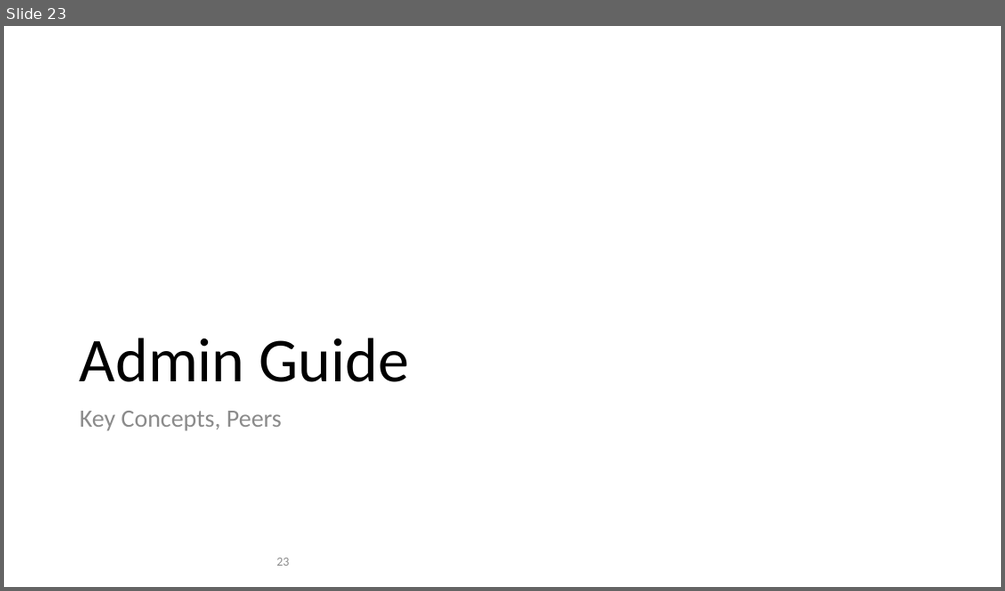
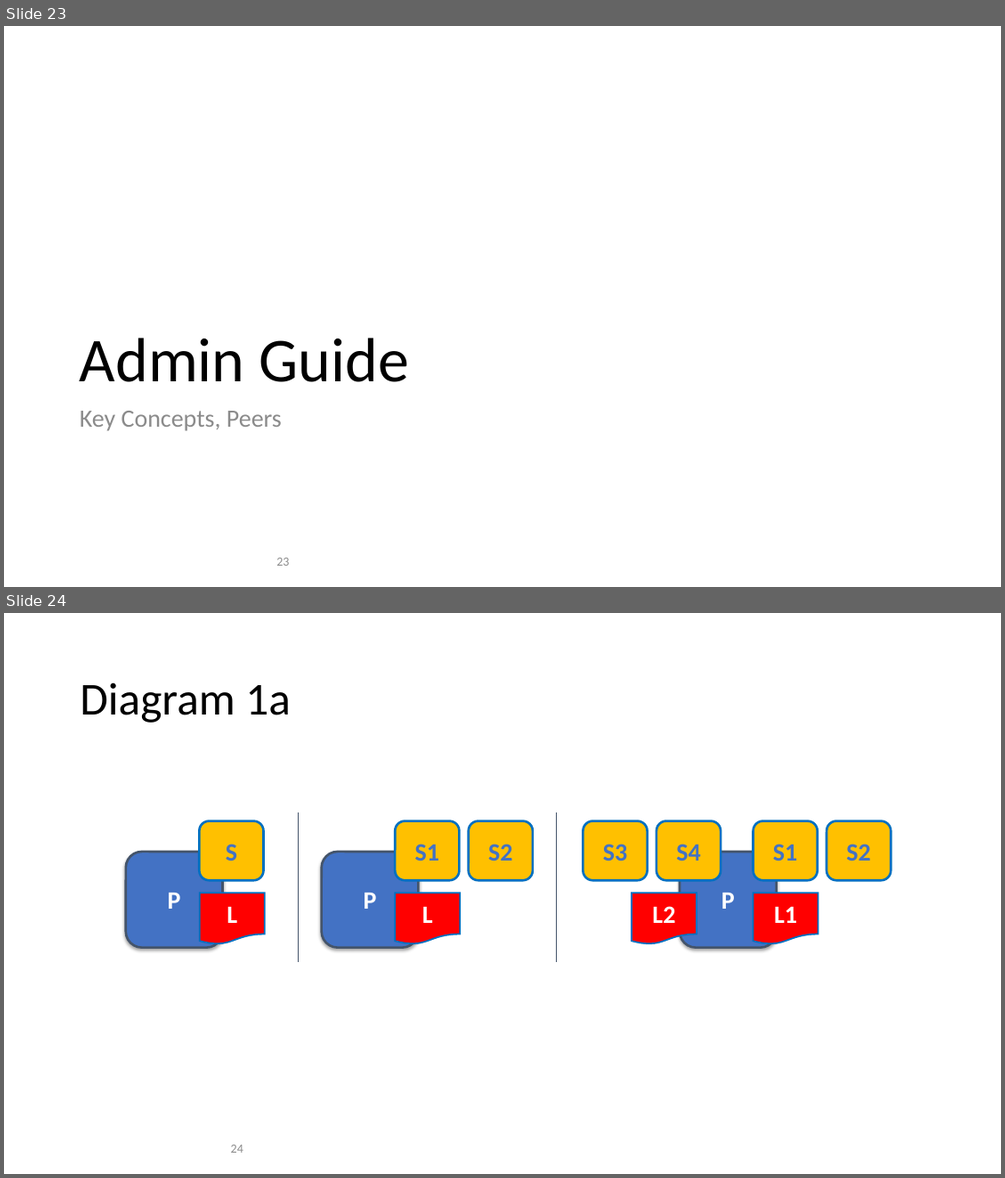
Before and after one commit to FabricTOC/FabricTOC, a slide deck: docs/OtherSourceMaterial/Diagrams.pptx. Shown one above the other, each under a label of ours: slide 23 before the commit, slides 23 and 24 after it. The pictures are 1005x591 and 1005x1178 pixels, drawn with LibreOffice and Linux fonts; fonts in the diff are those of the drawing. Boxes give left, top, right and bottom in pixels: in the first picture for what was removed or moved away, otherwise in the second. Text is boxed around its words. In the diff, an @@ line names an element or a change of style, - is before the commit and + after.

```diff
--- a/docs/OtherSourceMaterial/Diagrams.pptx
+++ b/docs/OtherSourceMaterial/Diagrams.pptx
@@ slide 24 added at (4, 613, 1001, 1174), background #FFFFFF @@
@@ title added at (80, 682, 291, 722), 44 pt, text #000000 @@
+Diagram 1a
@@ rounded rectangle added at (199, 821, 264, 880), fill #FFC000, outline #0070C0 2.25 pt, 24 pt, text #4372C4, bold @@
+S
@@ line added from (298, 812) to (298, 962), #44546A 0.25 pt @@
@@ group added at (322, 821, 533, 948): 3 rounded rectangles, 1 flow chart document @@
+P
+L
+S1
+S2
@@ line added from (556, 812) to (556, 962), #44546A 0.25 pt @@
@@ rounded rectangle added at (582, 821, 647, 880), fill #FFC000, outline #0070C0 2.25 pt, 24 pt, text #4372C4, bold @@
+S3
@@ rounded rectangle added at (657, 821, 721, 880), fill #FFC000, outline #0070C0 2.25 pt, 24 pt, text #4372C4, bold @@
+S4
@@ rounded rectangle added at (753, 821, 817, 880), fill #FFC000, outline #0070C0 2.25 pt, 24 pt, text #4372C4, bold @@
+S1
@@ rounded rectangle added at (826, 821, 890, 880), fill #FFC000, outline #0070C0 2.25 pt, 24 pt, text #4372C4, bold @@
+S2
@@ rounded rectangle added at (126, 852, 222, 948), fill #4372C4, outline #44546A 2.25 pt, 24 pt, text #FFFFFF, bold @@
+P
@@ rounded rectangle added at (680, 852, 777, 948), fill #4372C4, outline #44546A 2.25 pt, 24 pt, text #FFFFFF, bold @@
+P
@@ flow chart document added at (200, 892, 265, 944), fill #FF0000, outline #0070C0 1.5 pt, 24 pt, text #FFFFFF, bold @@
+L
@@ flow chart document added at (631, 892, 696, 944), fill #FF0000, outline #0070C0 1.5 pt, 24 pt, text #FFFFFF, bold @@
+L2
@@ flow chart document added at (753, 892, 818, 944), fill #FF0000, outline #0070C0 1.5 pt, 24 pt, text #FFFFFF, bold @@
+L1
@@ page number added at (231, 1144, 243, 1152), 12 pt, text #8C8C8C @@
+24
```
Also in this commit, not shown: 5 slides changed, 1 other slide added, 4 other files.
